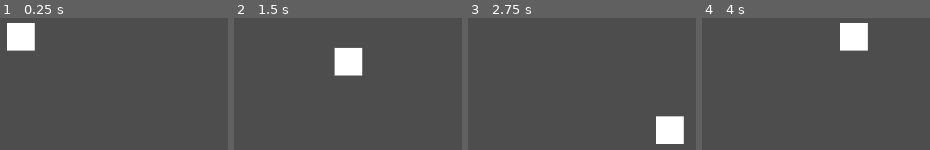
Above: before the commit, frames 1-4 (left to right).
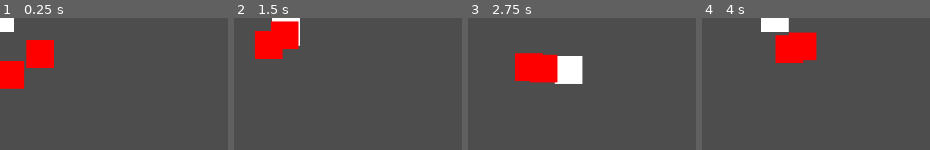
Above: after the commit, the same moments.

Repository: sombrero256/VampClone
Game: Godot game, scene res://Test.tscn
Same seed, same stepped clock (60 frames per second), same inputs: the game is played once before the commit and once after it.
Inputs:
- Up to frame 1 (0.25 s): no input
- Up to frame 2 (1.5 s): hold Right (right) 0.53-1.28 s; hold S (down) from 1.28 s (still down)
- Up to frame 3 (2.75 s): release S (down) at 2.03 s; hold Right (right) from 2.03 s (still down)
- Up to frame 4 (4 s): release Right (right) at 2.78 s; hold W (up) 2.78-3.53 s; hold A (left) from 3.53 s (still down)

The runs differ from the first frame. In frame 1, 7.4% of the frame differs, in the area x 0-24%, y 0-54%; in frame 2, 7.5%; in frame 3, 9.1%, in the area x 20-95%, y 26-96%; in frame 4, 8.0%.

Commit message:
added basic enemy that moves to player

Diff:
--- /dev/null
+++ b/EnemyScenes/EnemyMovementComponent.tscn
@@ -0,0 +1,6 @@
+[gd_scene load_steps=2 format=3 uid="uid://c1hyusqyue7r2"]
+
+[ext_resource type="Script" path="res://EnemyScenes/enemy_movement_component.gd" id="1_o2ihg"]
+
+[node name="EnemyMovementComponent" type="Node2D"]
+script = ExtResource("1_o2ihg")
--- /dev/null
+++ b/EnemyScenes/enemy.tscn
@@ -0,0 +1,17 @@
+[gd_scene load_steps=3 format=3 uid="uid://crlcgy1tsofs0"]
+
+[ext_resource type="PackedScene" uid="uid://c1hyusqyue7r2" path="res://EnemyScenes/EnemyMovementComponent.tscn" id="1_v6epu"]
+
+[sub_resource type="CircleShape2D" id="CircleShape2D_3j0n5"]
+
+[node name="Enemy" type="CharacterBody2D"]
+
+[node name="CollisionShape2D" type="CollisionShape2D" parent="."]
+shape = SubResource("CircleShape2D_3j0n5")
+
+[node name="EnemyMovementComponent" parent="." instance=ExtResource("1_v6epu")]
+
+[node name="ColorRect" type="ColorRect" parent="."]
+offset_right = 40.0
+offset_bottom = 40.0
+color = Color(1, 0, 0, 1)
--- /dev/null
+++ b/EnemyScenes/enemy_movement_component.gd
@@ -0,0 +1,18 @@
+extends Node2D
+
+@onready var parent = get_parent() as CharacterBody2D
+@onready var player = get_tree().get_first_node_in_group("Player")
+# Called when the node enters the scene tree for the first time.
+func _ready() -> void:
+	pass # Replace with function body.
+
+
+# Called every frame. 'delta' is the elapsed time since the previous frame.
+func _process(delta: float) -> void:
+	var dir = parent.position.direction_to(player.position)
+	parent.velocity = dir * 50
+	pass
+
+func _physics_process(delta: float) -> void:
+	parent.move_and_slide()
+	pass
--- a/Player.tscn
+++ b/PlayerScenes/Player.tscn
@@ -1,18 +1,21 @@
 [gd_scene load_steps=4 format=3 uid="uid://bv2lth071a2o2"]
 
-[ext_resource type="PackedScene" uid="uid://p7n34e1115r3" path="res://movement_component.tscn" id="1_0rly8"]
-[ext_resource type="PackedScene" uid="uid://qwywgspyv7bu" path="res://stats_component.tscn" id="1_iqsip"]
+[ext_resource type="PackedScene" uid="uid://p7n34e1115r3" path="res://PlayerScenes/movement_component.tscn" id="1_0rly8"]
+[ext_resource type="PackedScene" uid="uid://qwywgspyv7bu" path="res://PlayerScenes/stats_component.tscn" id="1_iqsip"]
 [ext_resource type="PackedScene" uid="uid://dr42wcypjhkji" path="res://WeaponScenes/BaseWeapon/weapon.tscn" id="1_oyuyn"]
 
-[node name="Player" type="RigidBody2D" groups=["Player"]]
-gravity_scale = 0.0
+[node name="Player" type="CharacterBody2D" groups=["Player"]]
 
 [node name="Weapon" parent="." instance=ExtResource("1_oyuyn")]
+position = Vector2(20, 20)
 
 [node name="Stats" parent="." instance=ExtResource("1_iqsip")]
+Speed = 100
 
 [node name="ColorRect" type="ColorRect" parent="."]
-offset_right = 40.0
-offset_bottom = 40.0
+offset_left = -20.0
+offset_top = -20.0
+offset_right = 20.0
+offset_bottom = 20.0
 
 [node name="MovementComponent" parent="." instance=ExtResource("1_0rly8")]
--- a/movement_component.gd
+++ b/PlayerScenes/movement_component.gd
@@ -27,5 +27,6 @@
 	# normalize direction
 	dir = dir.normalized()
 
-	if parent is RigidBody2D:
-		parent.move_and_collide(dir * player_stats.Speed)
+	if parent is CharacterBody2D:
+		parent.velocity = dir * player_stats.Speed
+		parent.move_and_slide()
--- a/movement_component.tscn
+++ b/PlayerScenes/movement_component.tscn
@@ -1,6 +1,6 @@
 [gd_scene load_steps=2 format=3 uid="uid://p7n34e1115r3"]
 
-[ext_resource type="Script" path="res://movement_component.gd" id="1_jbeb7"]
+[ext_resource type="Script" path="res://PlayerScenes/movement_component.gd" id="1_jbeb7"]
 
 [node name="MovementComponent" type="Node2D"]
 script = ExtResource("1_jbeb7")
--- a/stats_component.tscn
+++ b/PlayerScenes/stats_component.tscn
@@ -1,6 +1,6 @@
 [gd_scene load_steps=2 format=3 uid="uid://qwywgspyv7bu"]
 
-[ext_resource type="Script" path="res://stats_component.gd" id="1_107u2"]
+[ext_resource type="Script" path="res://PlayerScenes/stats_component.gd" id="1_107u2"]
 
 [node name="Stats" type="Node2D"]
 script = ExtResource("1_107u2")
--- a/Test.tscn
+++ b/Test.tscn
@@ -1,8 +1,14 @@
-[gd_scene load_steps=2 format=3 uid="uid://bqcaqfagbpmwk"]
+[gd_scene load_steps=3 format=3 uid="uid://bqcaqfagbpmwk"]
 
-[ext_resource type="PackedScene" uid="uid://bv2lth071a2o2" path="res://Player.tscn" id="1_rwsgl"]
+[ext_resource type="PackedScene" uid="uid://bv2lth071a2o2" path="res://PlayerScenes/Player.tscn" id="1_rwsgl"]
+[ext_resource type="PackedScene" uid="uid://crlcgy1tsofs0" path="res://EnemyScenes/enemy.tscn" id="2_4ayy0"]
 
 [node name="Node2D" type="Node2D"]
 
 [node name="Player" parent="." instance=ExtResource("1_rwsgl")]
-position = Vector2(10, 7)
+
+[node name="Enemy" parent="." instance=ExtResource("2_4ayy0")]
+position = Vector2(-6, 74)
+
+[node name="Enemy2" parent="." instance=ExtResource("2_4ayy0")]
+position = Vector2(47, 40)
--- /dev/null
+++ b/WeaponScenes/BaseEffect/weapon_effect.gd
@@ -0,0 +1,10 @@
+extends Node2D
+
+@onready var Area: Area2D = find_child("Area2D")
+func _ready() -> void:
+	pass
+
+
+func fire() -> void:
+	print(Area.get_overlapping_areas())
+	pass
--- /dev/null
+++ b/WeaponScenes/BaseEffect/weapon_effect.tscn
@@ -0,0 +1,14 @@
+[gd_scene load_steps=3 format=3 uid="uid://ctvs7pcmrcthn"]
+
+[ext_resource type="Script" path="res://WeaponScenes/BaseEffect/weapon_effect.gd" id="1_p0sip"]
+
+[sub_resource type="CircleShape2D" id="CircleShape2D_cvti8"]
+radius = 88.0227
+
+[node name="WeaponEffect" type="Node2D"]
+script = ExtResource("1_p0sip")
+
+[node name="Area2D" type="Area2D" parent="."]
+
+[node name="CollisionShape2D" type="CollisionShape2D" parent="Area2D"]
+shape = SubResource("CircleShape2D_cvti8")
--- a/WeaponScenes/BaseWeapon/weapon.gd
+++ b/WeaponScenes/BaseWeapon/weapon.gd
@@ -1,22 +1,21 @@
-class_name Weapon extends Node2D
+extends Node2D
 
 var Weapon_Stats: WeaponStats
 var Cooldown: Timer
 
-# Called when the node enters the scene tree for the first time.
+# if we want to get really advanced we could add an export list here
+# which takes in the weapon effects as a list of scenes(?) and adds them as children
+# of the cooldown component
+# then we could use scene inheritence to add weapons very quickly
+
 func _ready() -> void:
 	Weapon_Stats = find_child('WeaponStats')
 	Cooldown = find_child('Cooldown')
+
 	Cooldown.wait_time = Weapon_Stats.cooldown
 	Cooldown.start()
 	pass # Replace with function body.
 
-
-# Called every frame. 'delta' is the elapsed time since the previous frame.
-func _process(delta: float) -> void:
-	pass
-
-
 func _on_cooldown_timeout() -> void:
 	print('timeout')
 	pass # Replace with function body.
--- a/WeaponScenes/BaseWeapon/weapon.tscn
+++ b/WeaponScenes/BaseWeapon/weapon.tscn
@@ -3,9 +3,9 @@
 [ext_resource type="Script" path="res://WeaponScenes/BaseWeapon/weapon.gd" id="1_7ytmb"]
 [ext_resource type="PackedScene" uid="uid://clh4fylns42ke" path="res://WeaponScenes/BaseWeapon/weapon_stats_component.tscn" id="2_6k4xr"]
 [ext_resource type="Script" path="res://WeaponScenes/BaseWeapon/TriggerWeaponEffects.gd" id="3_v4xmw"]
-[ext_resource type="PackedScene" uid="uid://ctvs7pcmrcthn" path="res://weapon_effect.tscn" id="4_sy5ns"]
+[ext_resource type="PackedScene" uid="uid://ctvs7pcmrcthn" path="res://WeaponScenes/BaseEffect/weapon_effect.tscn" id="4_sy5ns"]
 
-[node name="Weapon" type="Node2D"]
+[node name="Weapon" type="Node2D" groups=["Enemy"]]
 script = ExtResource("1_7ytmb")
 
 [node name="WeaponStats" parent="." instance=ExtResource("2_6k4xr")]
--- /dev/null
+++ b/WeaponScenes/e_heart_launcher.gd
@@ -0,0 +1,6 @@
+extends Node2D
+
+
+func fire()->void:
+	print('epic fire')
+	pass
--- /dev/null
+++ b/WeaponScenes/e_heart_launcher.tscn
@@ -0,0 +1,6 @@
+[gd_scene load_steps=2 format=3 uid="uid://b0puwis37l0pv"]
+
+[ext_resource type="Script" path="res://WeaponScenes/e_heart_launcher.gd" id="1_7nryf"]
+
+[node name="e_HeartLauncher" type="Node2D"]
+script = ExtResource("1_7nryf")
--- a/enemy.tscn
+++ /dev/null
@@ -1,3 +0,0 @@
-[gd_scene format=3 uid="uid://crlcgy1tsofs0"]
-
-[node name="Enemy" type="Node2D"]
--- a/project.godot
+++ b/project.godot
@@ -14,6 +14,11 @@
 run/main_scene="res://Test.tscn"
 config/features=PackedStringArray("4.3", "Forward Plus")
 config/icon="res://icon.svg"
+
+[global_group]
+
+Enemy=""
+Player=""
 
 [input]
 
--- a/weapon_effect.gd
+++ /dev/null
@@ -1,13 +0,0 @@
-class_name WeaponEffect extends Node2D
-# to create a new effect for a weapon all that should need to be done is extending
-# this class and overriding the fire() function
-# i.e. class_name Heart_Beam extends WeaponEffect
-# 		func fire()->void:
-#			weapon logic here
-
-# then we can add it the the cooldown of the weapon that we are adding, and it should
-# get called every time the cooldown expires. We can speed up the cooldown in Weapon stats
-
-func fire() -> void:
-	print('firing')
-	pass
--- a/weapon_effect.tscn
+++ /dev/null
@@ -1,6 +0,0 @@
-[gd_scene load_steps=2 format=3 uid="uid://ctvs7pcmrcthn"]
-
-[ext_resource type="Script" path="res://weapon_effect.gd" id="1_p0sip"]
-
-[node name="WeaponEffect" type="Node2D"]
-script = ExtResource("1_p0sip")
Renamed: stats_component.gd -> PlayerScenes/stats_component.gd
Not shown, added: WeaponScenes/BaseEffect/wea2F98.tmp
Not shown, added: WeaponScenes/BaseEffect/weaE2DC.tmp
Not shown, added: WeaponScenes/BaseEffect/weaF943.tmp
